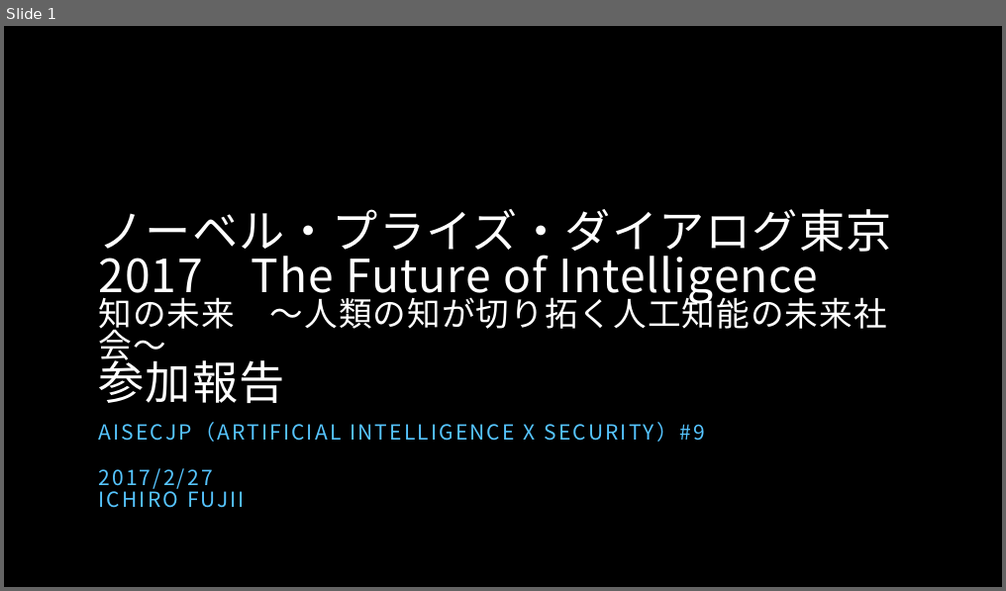
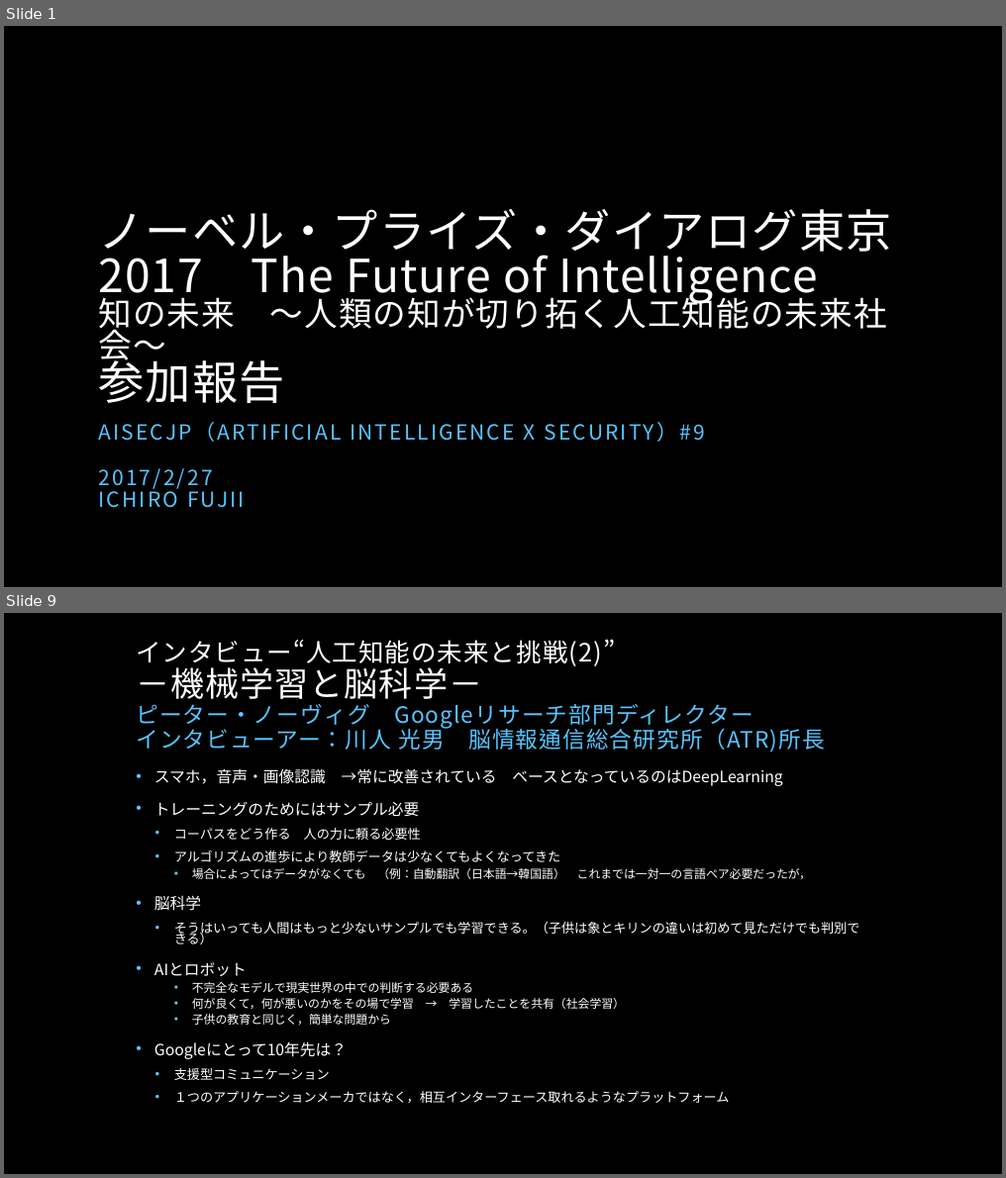
Before and after one commit to fujiichi/AISECjp9, a slide deck: AISECjp#9 LT Nobel Prize Dialogue Tokyo 2017.pptx. Shown one above the other, each under a label of ours: slide 1 before the commit, slides 1 and 9 after it; the slides between them are not shown. The pictures are 1006x591 and 1006x1178 pixels, drawn with LibreOffice and Linux fonts; fonts in the diff are those of the drawing; background and template pictures are left out. Boxes give left, top, right and bottom in pixels: in the first picture for what was removed or moved away, otherwise in the second. Text is boxed around its words. In the diff, an @@ line names an element or a change of style, - is before the commit and + after.

```diff
--- a/AISECjp#9 LT Nobel Prize Dialogue Tokyo 2017.pptx
+++ b/AISECjp#9 LT Nobel Prize Dialogue Tokyo 2017.pptx
@@ slide 9 added at box(4, 613, 1002, 1174), background picture (left out) @@
@@ title added at box(136, 639, 825, 752), 21.6 pt, text #56C5FF @@
+インタビュー“人工知能の未来と挑戦(2)”
+－機械学習と脳科学－
+ピーター・ノーヴィグ Googleリサーチ部門ディレクター
+インタビューアー：川人 光男 脳情報通信総合研究所（ATR)所長
@@ text added at box(154, 768, 860, 1103), 12.5 pt, text #FFFFFF @@
+• スマホ，音声・画像認識 →常に改善されている ベースとなっているのはDeepLearning
+• トレーニングのためにはサンプル必要
+  • コーパスをどう作る 人の力に頼る必要性
+  • アルゴリズムの進歩により教師データは少なくてもよくなってきた
+    • 場合によってはデータがなくても （例：自動翻訳（日本語→韓国語） これまでは一対一の言語ペア必要だったが，
+• 脳科学
+  • そうはいっても人間はもっと少ないサンプルでも学習できる。（子供は象とキリンの違いは初めて見ただけでも判別できる）
+• AIとロボット
+    • 不完全なモデルで現実世界の中での判断する必要ある
+    • 何が良くて，何が悪いのかをその場で学習 → 学習したことを共有（社会学習）
+    • 子供の教育と同じく，簡単な問題から
+• Googleにとって10年先は？
+  • 支援型コミュニケーション
+  • １つのアプリケーションメーカではなく，相互インターフェース取れるようなプラットフォーム
```
Also in this commit, not shown: 7 slides changed, 7 other slides added.
